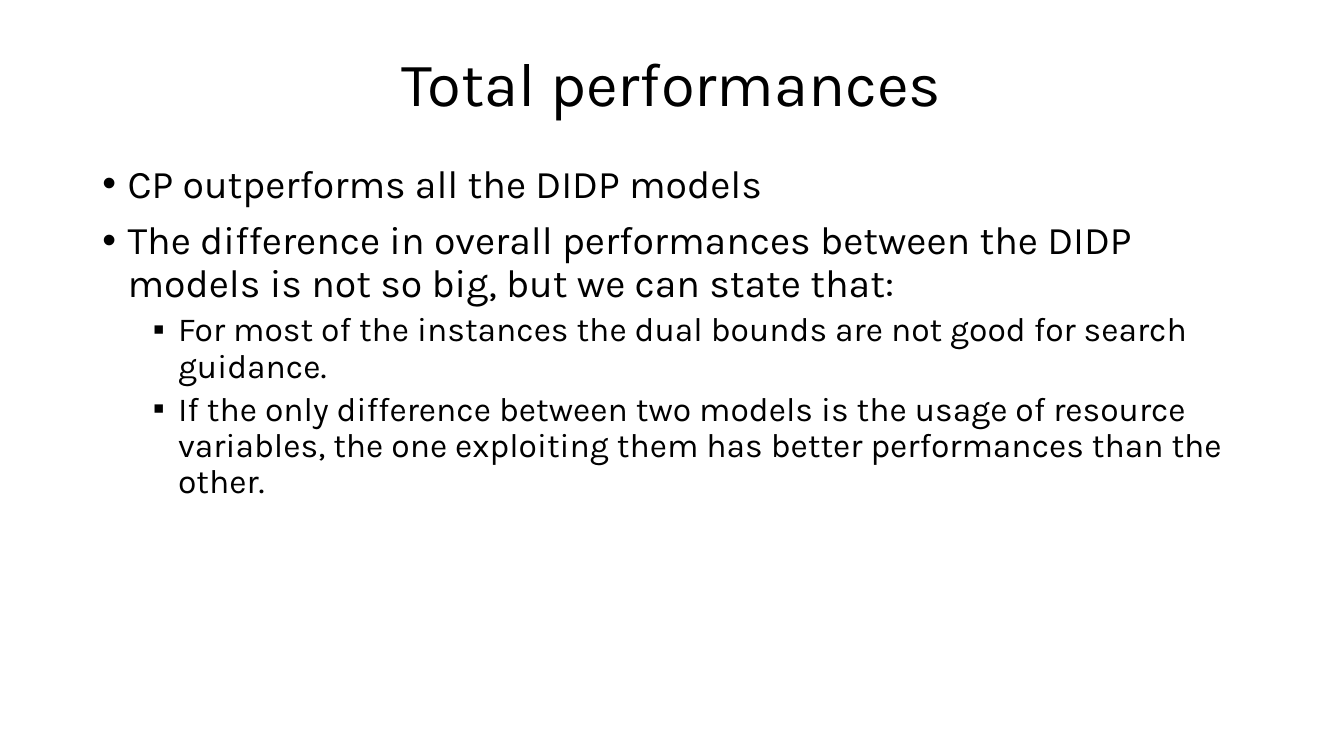
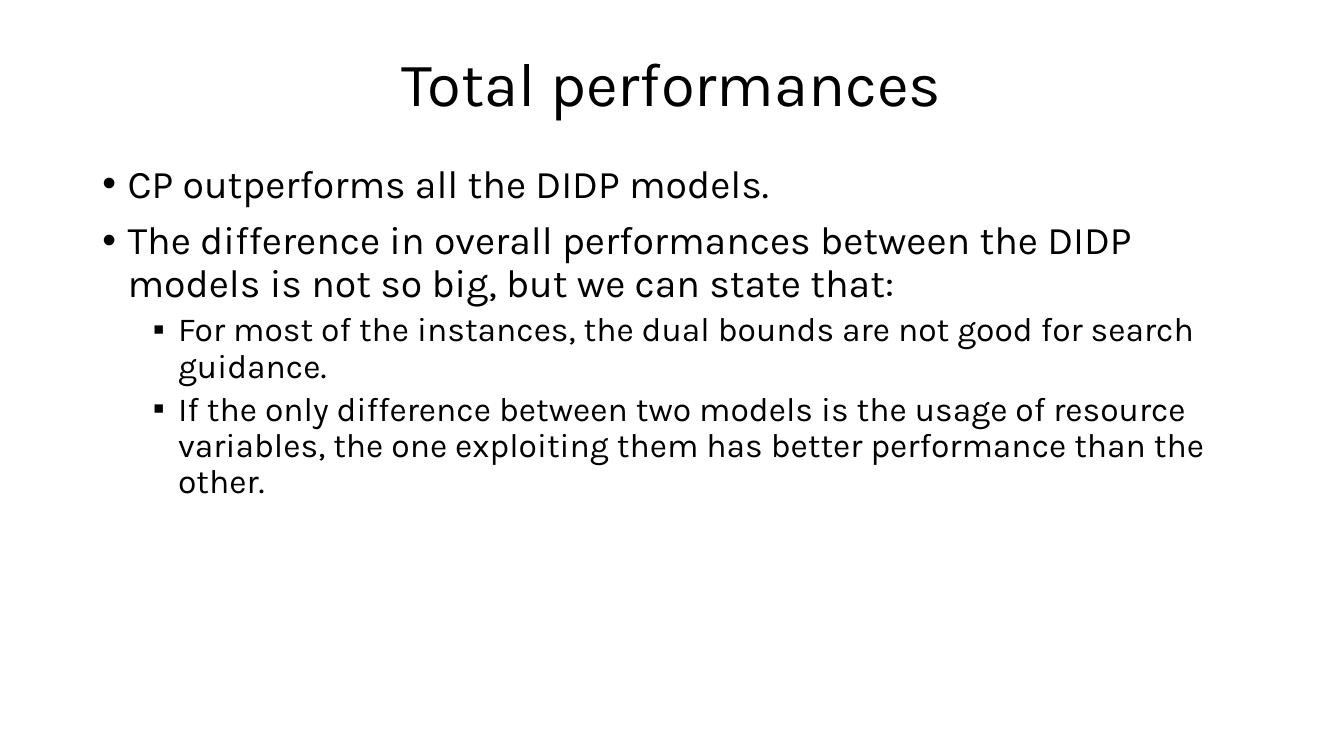
Before and after one commit to FabioGiordana/DIDP-On-Routing-Problems, a slide deck: slide 18 of cvrptw/CVRP-TW.pptx. Drawn at 1344x756 pixels with LibreOffice and Linux fonts; fonts in the diff are those of the drawing. Boxes give left, top, right and bottom in pixels: in the first picture for what was removed or moved away, otherwise in the second. Text is boxed around its words. In the diff, an @@ line names an element or a change of style, - is before the commit and + after.

```diff
--- a/cvrptw/CVRP-TW.pptx
+++ b/cvrptw/CVRP-TW.pptx
@@ text at [128, 171, 769, 208]: text changed @@
-• CP outperforms all the DIDP models
+• CP outperforms all the DIDP models.
@@ text at [178, 318, 1204, 494]: text changed @@
-  ▪ For most of the instances the dual bounds are not good for search guidance.
-  ▪ If the only difference between two models is the usage of resource variables, the one exploiting them has better performances than the other.
+  ▪ For most of the instances, the dual bounds are not good for search guidance.
+  ▪ If the only difference between two models is the usage of resource variables, the one exploiting them has better performance than the other.
```
Also in this commit, not shown: 6 other slides changed, 1 other file.
